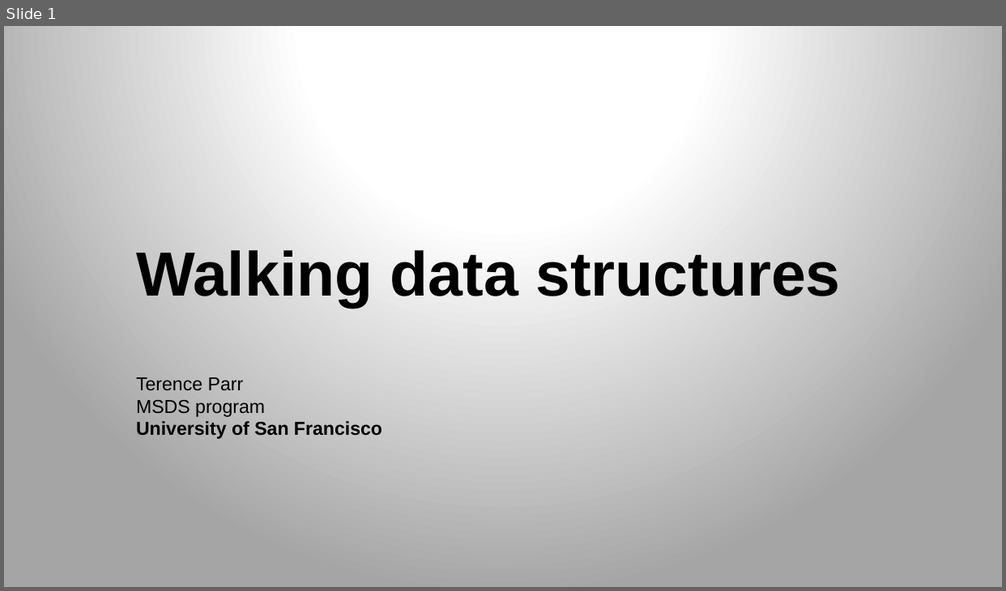
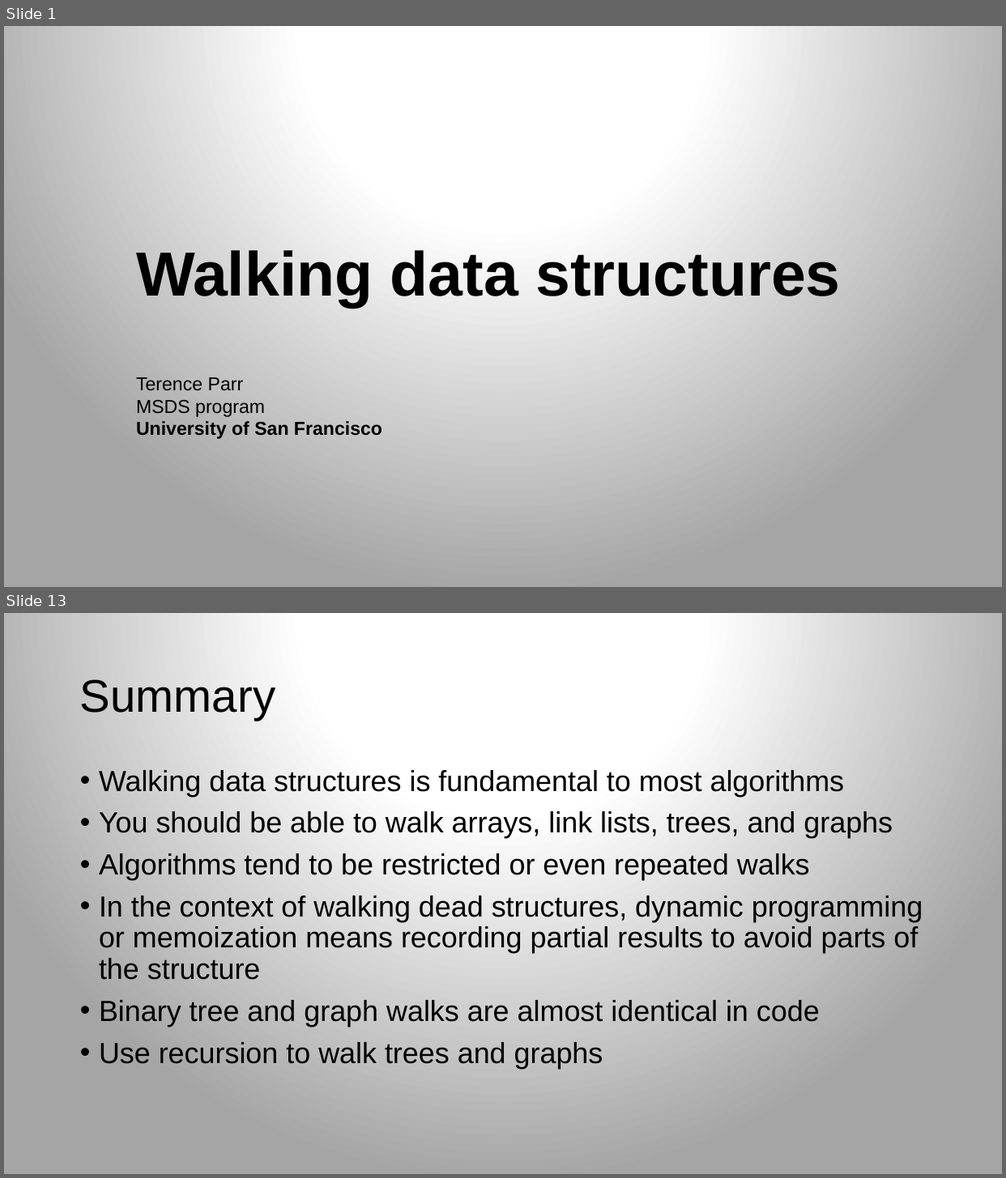
Before and after one commit to parrt/msds689, a slide deck: notes/walking-structures.pptx. Shown one above the other, each under a label of ours: slide 1 before the commit, slides 1 and 13 after it; the slides between them are not shown. The pictures are 1006x591 and 1006x1178 pixels, drawn with LibreOffice and Linux fonts; fonts in the diff are those of the drawing; background and template pictures are left out. Boxes give left, top, right and bottom in pixels: in the first picture for what was removed or moved away, otherwise in the second. Text is boxed around its words. In the diff, an @@ line names an element or a change of style, - is before the commit and + after.

```diff
--- a/notes/walking-structures.pptx
+++ b/notes/walking-structures.pptx
@@ slide 13 added at bbox=[4, 613, 1002, 1174], background gradient #FFFFFF to #A5A5A5 @@
@@ title added at bbox=[80, 679, 275, 720], 44 pt, text #000000 @@
+Summary
@@ text added at bbox=[99, 770, 923, 1069], 28 pt, text #000000 @@
+• Walking data structures is fundamental to most algorithms
+• You should be able to walk arrays, link lists, trees, and graphs
+• Algorithms tend to be restricted or even repeated walks
+• In the context of walking dead structures, dynamic programming or memoization means recording partial results to avoid parts of the structure
+• Binary tree and graph walks are almost identical in code
+• Use recursion to walk trees and graphs
```
Also in this commit, not shown: 4 slides changed, 7 other slides added, 2 slides removed, 9 other files.
